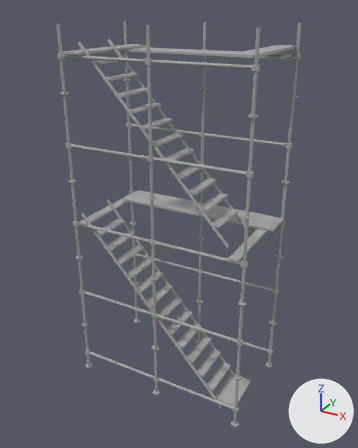
Renders of the FBX model Simon/FBX/SM_Scaffolding1.fbx from each side of a commit.
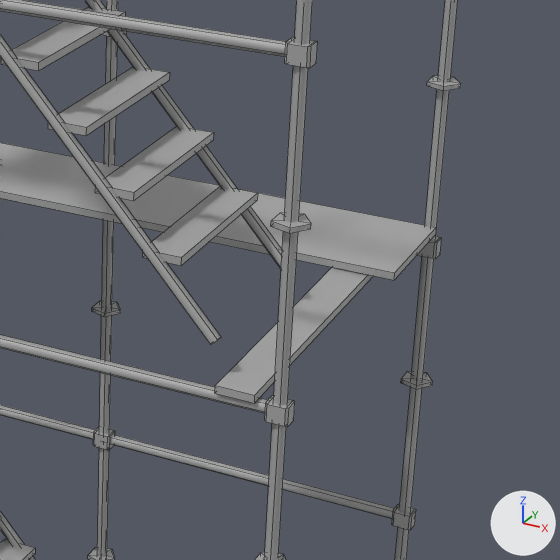
Each version is shown whole from a 50 mm lens placed at (0.519, -1.062, 0.967), pointed at (0.002, -0.123, 0.498), then close up on the part from 49% to 88% of the width and 36% to 67% of the height. Lighting does not change. The marker at lower right points along +X, +Y and +Z. The first two pictures are the older version. The close-ups show mesh edges as thin lines. Where no turn or scale is listed for an object, it has been applied to the vertices.

The first close-up shows 'MEshes3_polySurface2'.
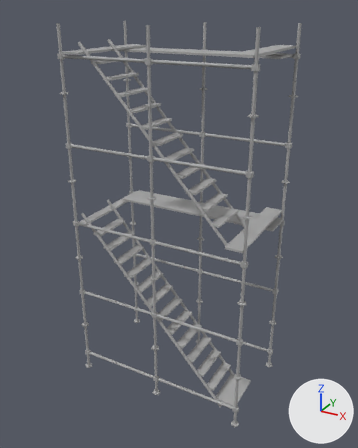
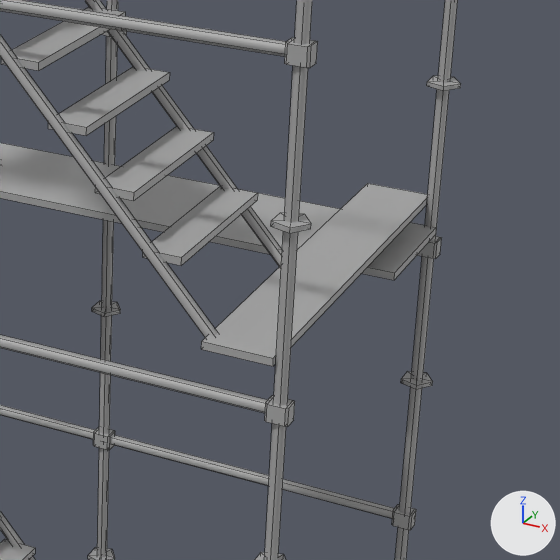
The newer file is also rescaled (x7.738), turned or shifted as a whole; pictures and numbers use the older file's frame.

Where the change shows, as pixel boxes (x1, y1, x2, y2) in the close-ups (560 x 560 px; the box of a moved part takes in the faces that stretch with it):
part 1 of me_mesh, moved or reshaped
    before: (215, 267, 373, 403)
    after: (201, 183, 428, 366)

Edits to the bpy script that builds the scene:
```text
Change me_mesh:
    where me_mesh.from_pydata(...)  # 1280 vertices, 1150 faces; spans x -0.222..0.222, y -0.128..0.128, z -0.429..0.429
    used by ob_meshes3_polysurface2; location = (0.0011, -0.1189, 0.5067)
    me_mesh part 1: the loose piece of 8 vertices spanning x 0.178..0.199, y -0.121..0.123, z -0.006..-0.001 is scaled about its middle by (1.78, 1, 1), then moved by (0.0, 0.0, 0.023)
```
